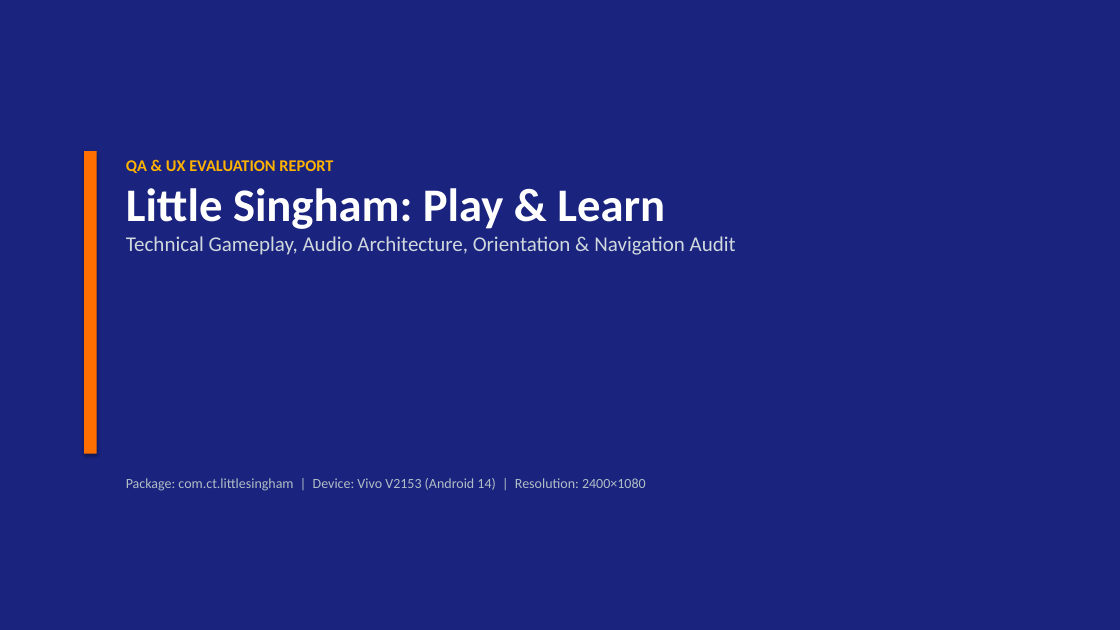
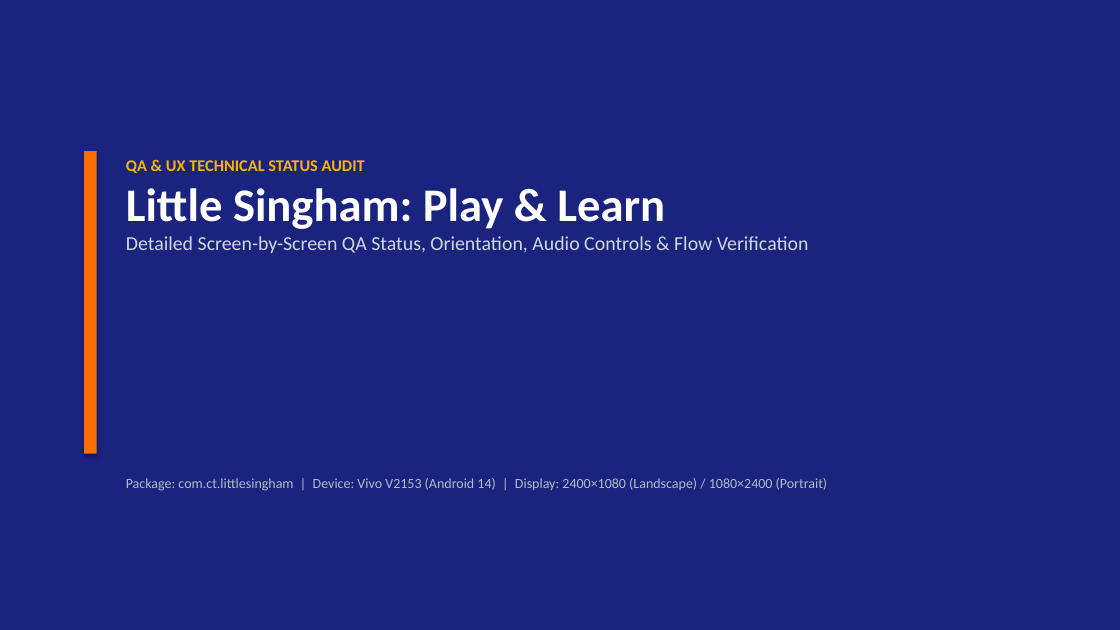
Before and after one commit to ananddub/game-qa-review-3g1j37, a slide deck: slide 1 of Little_Singham_Play_and_Learn.pptx. Drawn at 1120x630 pixels with LibreOffice and Linux fonts; fonts in the diff are those of the drawing. Boxes give left, top, right and bottom in pixels: in the first picture for what was removed or moved away, otherwise in the second. Text is boxed around its words. In the diff, an @@ line names an element or a change of style, - is before the commit and + after.

Commit message:
Remove all suggestions/recommendations; update slides to focus purely on detailed screen statuses, UI elements, and technical parameters

```diff
--- a/Little_Singham_Play_and_Learn.pptx
+++ b/Little_Singham_Play_and_Learn.pptx
@@ text at (126, 160, 365, 173): text changed @@
-QA & UX EVALUATION REPORT
+QA & UX TECHNICAL STATUS AUDIT
@@ text at (126, 236, 809, 253): text changed; size 18 to 17 pt @@
-Technical Gameplay, Audio Architecture, Orientation & Navigation Audit
+Detailed Screen-by-Screen QA Status, Orientation, Audio Controls & Flow Verification
@@ text at (126, 478, 827, 491): text changed @@
-Package: com.ct.littlesingham | Device: Vivo V2153 (Android 14) | Resolution: 2400×1080
+Package: com.ct.littlesingham | Device: Vivo V2153 (Android 14) | Display: 2400×1080 (Landscape) / 1080×2400 (Portrait)
```
Also in this commit, not shown: 1 other slide changed, 5 slides added, 6 slides removed, 2 other files.
